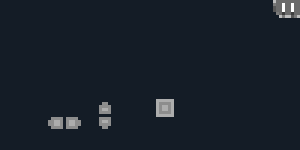
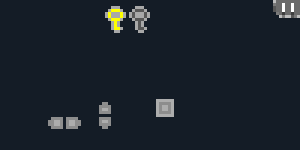
Layer changes from the first 300 × 150 image to the second:
painted on "Фон" over [105, 6, 150, 33]
